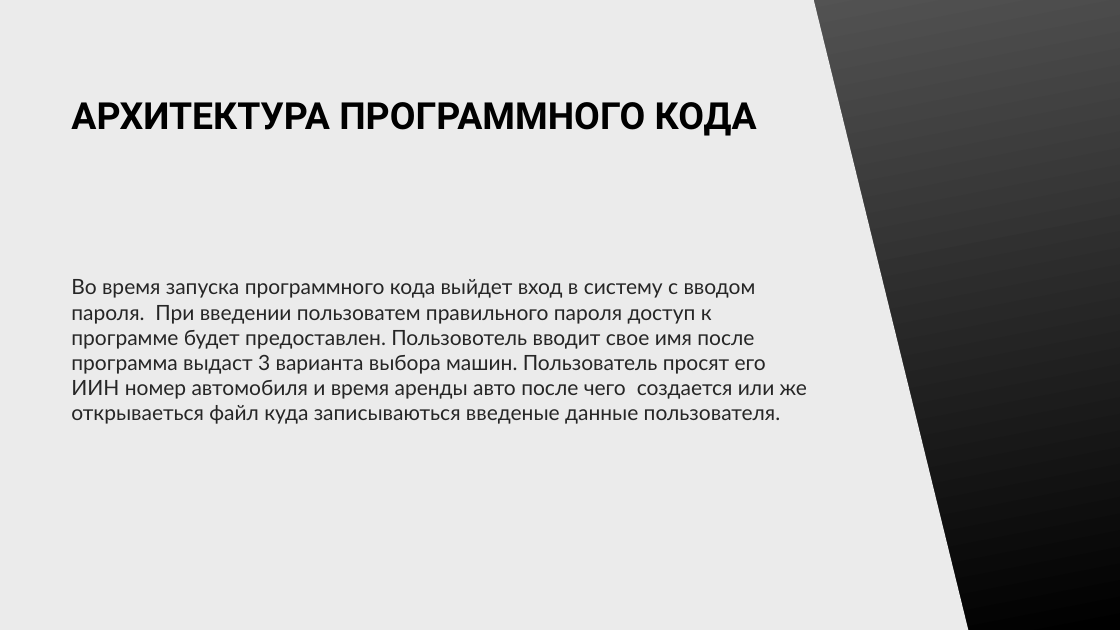
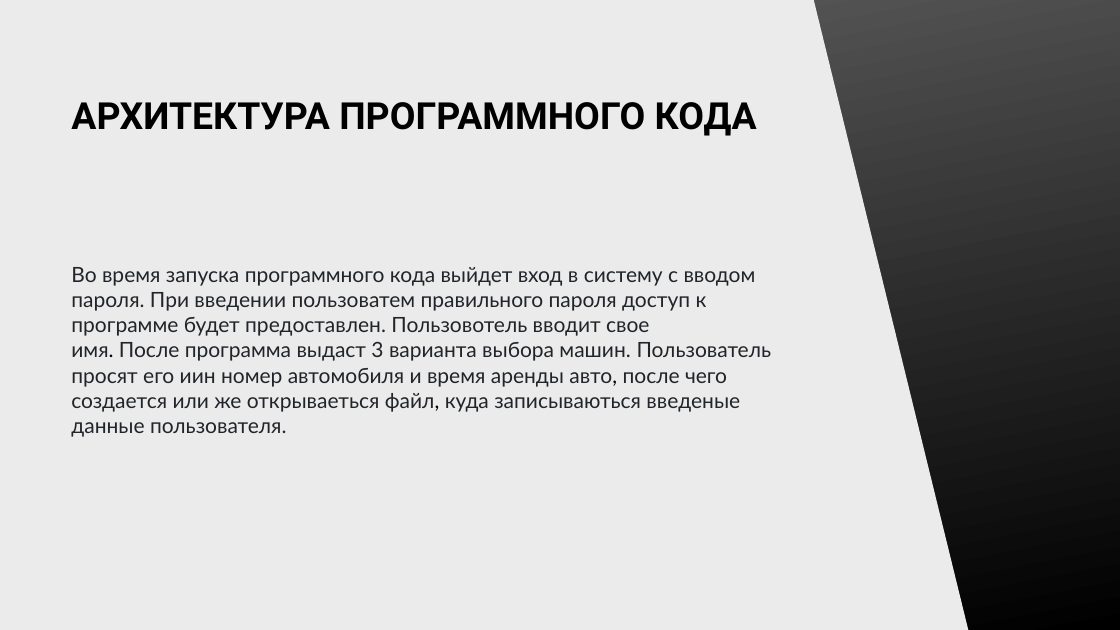
Before and after one commit to llxxg/Car-rental, a slide deck: slide 5 of П3Э Гирло А.С.pptx. Drawn at 1120x630 pixels with LibreOffice and Linux fonts; fonts in the diff are those of the drawing; background and template pictures are left out. Boxes give left, top, right and bottom in pixels: in the first picture for what was removed or moved away, otherwise in the second. Text is boxed around its words. In the diff, an @@ line names an element or a change of style, - is before the commit and + after.

```diff
--- a/П3Э Гирло А.С.pptx
+++ b/П3Э Гирло А.С.pptx
@@ text at [71, 267, 772, 437]: text changed; text colour #262626 to #212529 @@
-Во время запуска программного кода выйдет вход в систему с вводом пароля. При введении пользоватем правильного пароля доступ к программе будет предоставлен. Пользовотель вводит свое имя после программа выдаст 3 варианта выбора машин. Пользователь просят его ИИН номер автомобиля и время аренды авто после чего создается или же открываеться файл куда записываються введеные данные пользователя.
+Во время запуска программного кода выйдет вход в систему с вводом пароля. При введении пользоватем правильного пароля доступ к программе будет предоставлен. Пользовотель вводит свое имя. После программа выдаст 3 варианта выбора машин. Пользователь просят его иин номер автомобиля и время аренды авто, после чего создается или же открываеться файл, куда записываються введеные данные пользователя.
```
Also in this commit, not shown: 1 other slide changed.
